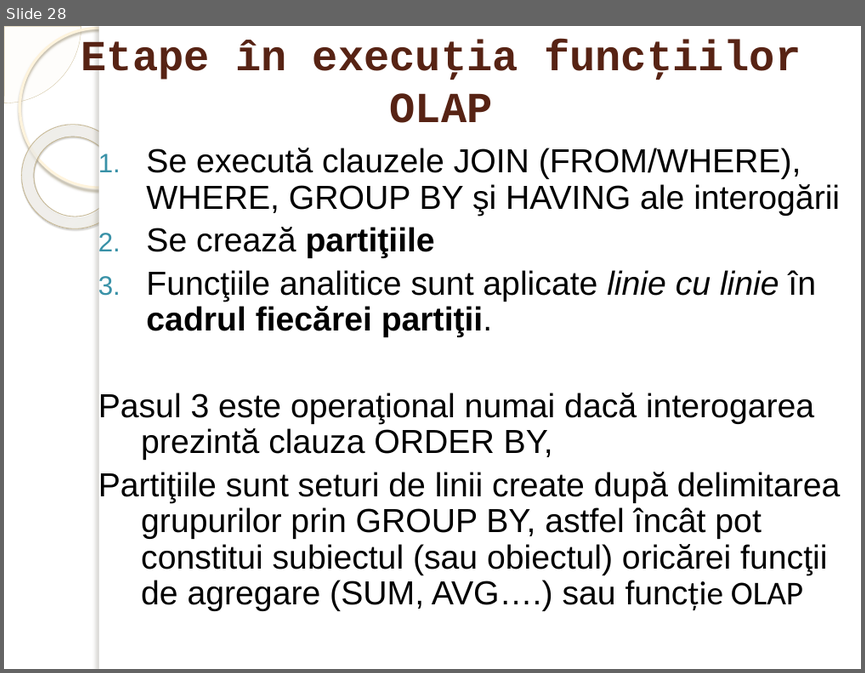
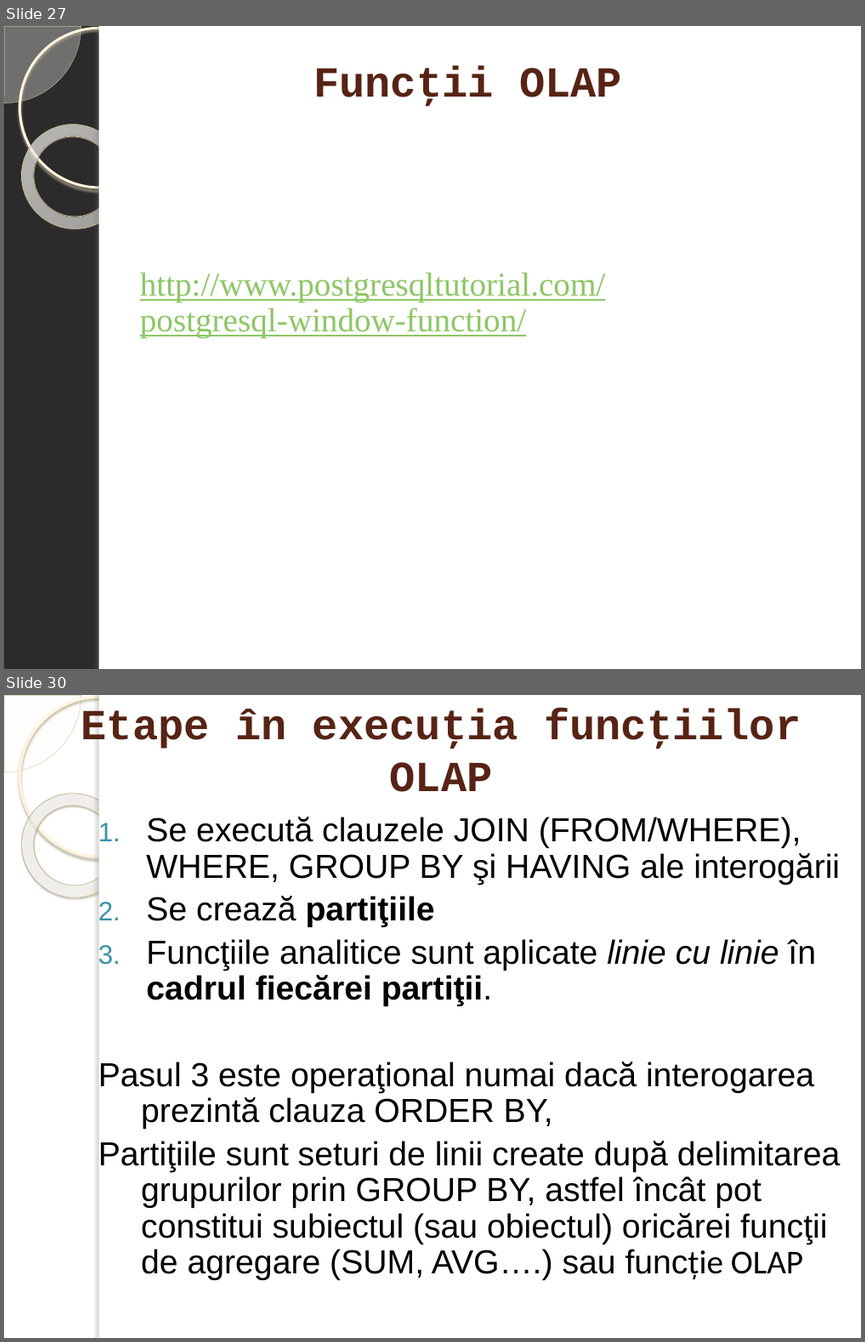
Before and after one commit to marinfotache/Baze-de-date-I, a slide deck: 14-18_SQL Interogari avansate/18_SQL9_SELECT_Fineturi.pptx. Shown one above the other, each under a label of ours: slide 28 before the commit, slides 27 and 30 after it; the slides between them are not shown. The pictures are 865x673 and 865x1342 pixels, drawn with LibreOffice and Linux fonts; fonts in the diff are those of the drawing; background and template pictures are left out; a plain dark background stands for a picture behind light text. Boxes give left, top, right and bottom in pixels: in the first picture for what was removed or moved away, otherwise in the second. Text is boxed around its words. In the diff, an @@ line names an element or a change of style, - is before the commit and + after.

```diff
--- a/14-18_SQL Interogari avansate/18_SQL9_SELECT_Fineturi.pptx
+++ b/14-18_SQL Interogari avansate/18_SQL9_SELECT_Fineturi.pptx
@@ slide 27 added at <box>4,26,861,669</box>, background picture (left out); not listed: 5 template elements that a slide beside it also shows @@
@@ title added at <box>313,65,622,106</box>, 36 pt, text #572314, bold @@
+Funcţii OLAP
@@ text added at <box>140,272,605,338</box>, 28 pt, text #8DC765, underline @@
+http://www.postgresqltutorial.com/postgresql-window-function/
@@ what was slide 28 is now slide 30 @@
```
Also in this commit, not shown: 2 slides changed, 1 other slide added.
